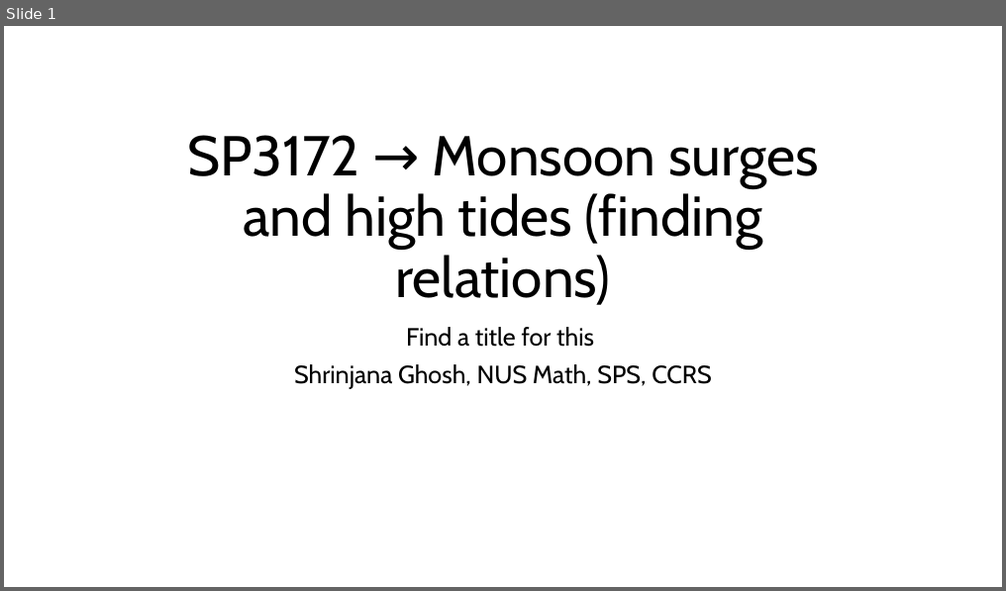
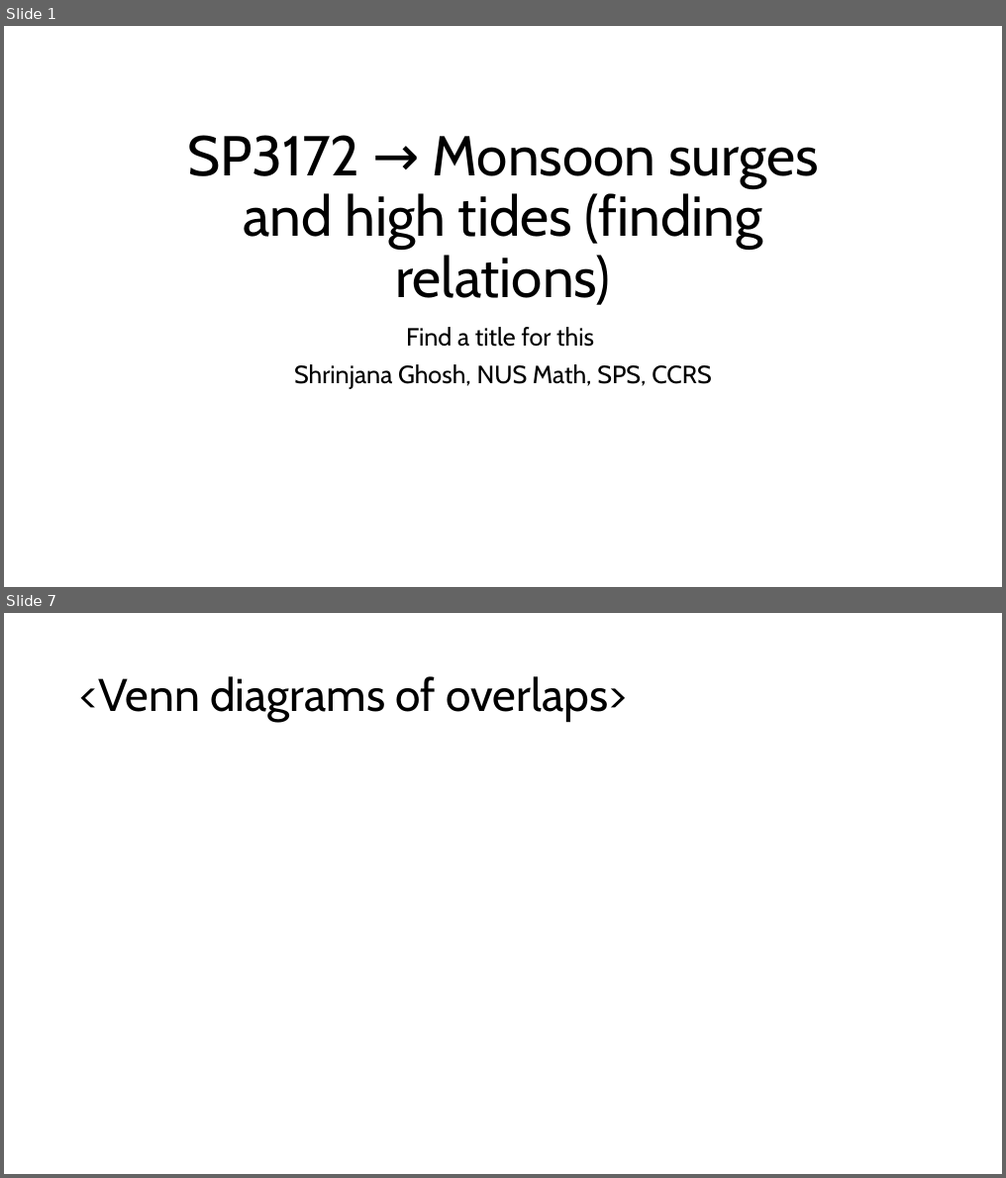
Before and after one commit to shrin0811/test_stuff_for_3172, a slide deck: SP3172  Monsoon surges and high tides (.pptx. Shown one above the other, each under a label of ours: slide 1 before the commit, slides 1 and 7 after it; the slides between them are not shown. The pictures are 1006x591 and 1006x1178 pixels, drawn with LibreOffice and Linux fonts; fonts in the diff are those of the drawing. Boxes give left, top, right and bottom in pixels: in the first picture for what was removed or moved away, otherwise in the second. Text is boxed around its words. In the diff, an @@ line names an element or a change of style, - is before the commit and + after.

```diff
--- a/SP3172  Monsoon surges and high tides (.pptx
+++ b/SP3172  Monsoon surges and high tides (.pptx
@@ slide 7 added at [4, 613, 1002, 1174], background #FFFFFF @@
@@ title added at [80, 676, 626, 722], 44 pt, text #000000 @@
+<Venn diagrams of overlaps>
```
Also in this commit, not shown: 1 slide changed, 7 other slides added, 1 other file.
